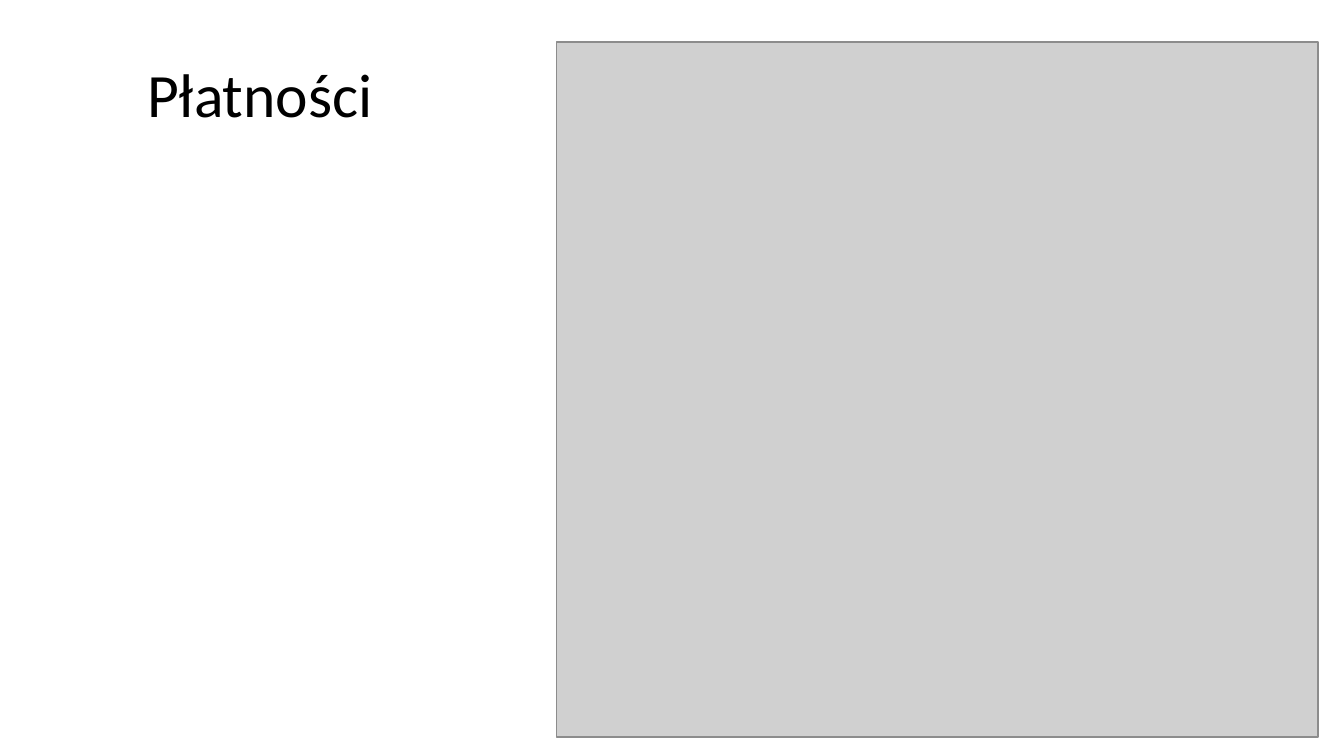
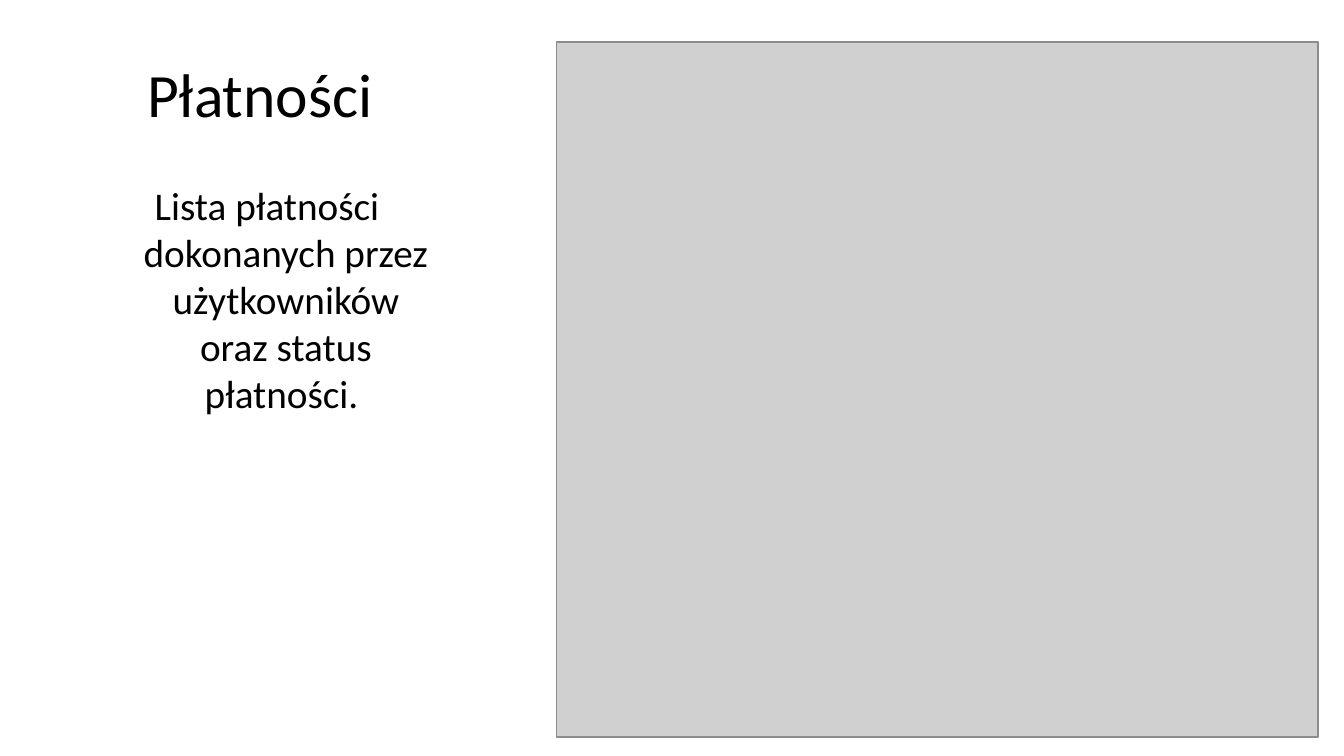
Before and after one commit to bjj-project/accommodation_announcements_documentation, a slide deck: slide 24 of accommodation_announcements_presentation.pptx (slide 23 before the commit). Drawn at 1344x756 pixels with LibreOffice and Linux fonts; fonts in the diff are those of the drawing; grey boxes stand for pictures; background and template pictures are left out. Boxes give left, top, right and bottom in pixels: in the first picture for what was removed or moved away, otherwise in the second. Text is boxed around its words. In the diff, an @@ line names an element or a change of style, - is before the commit and + after.

```diff
--- a/accommodation_announcements_presentation.pptx
+++ b/accommodation_announcements_presentation.pptx
@@ text added at box(144, 192, 427, 415), 21 pt, text #000000 @@
+Lista płatności dokonanych przez użytkowników oraz status płatności.
```
Also in this commit, not shown: 7 other slides changed, 7 slides added, 6 slides removed.
